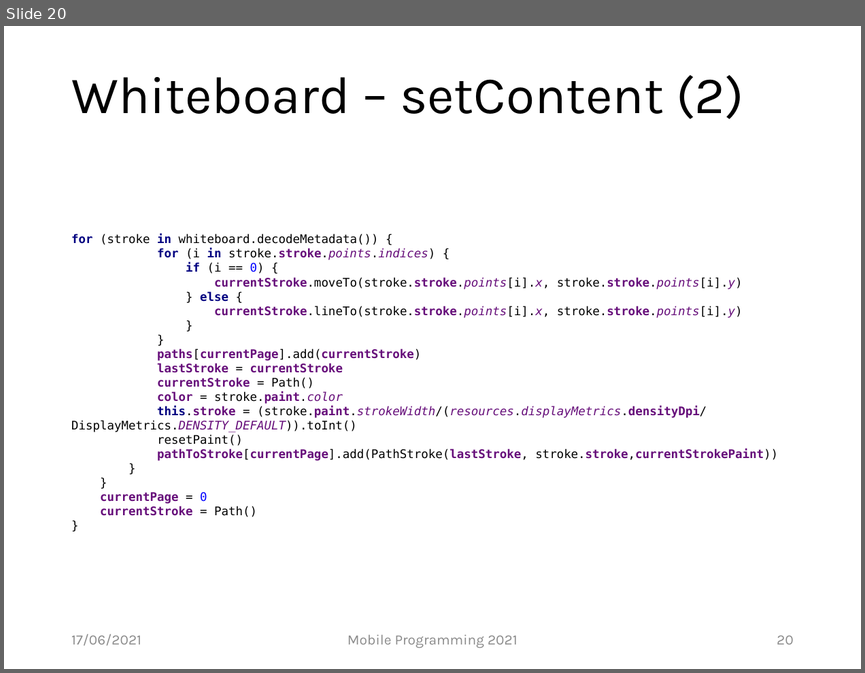
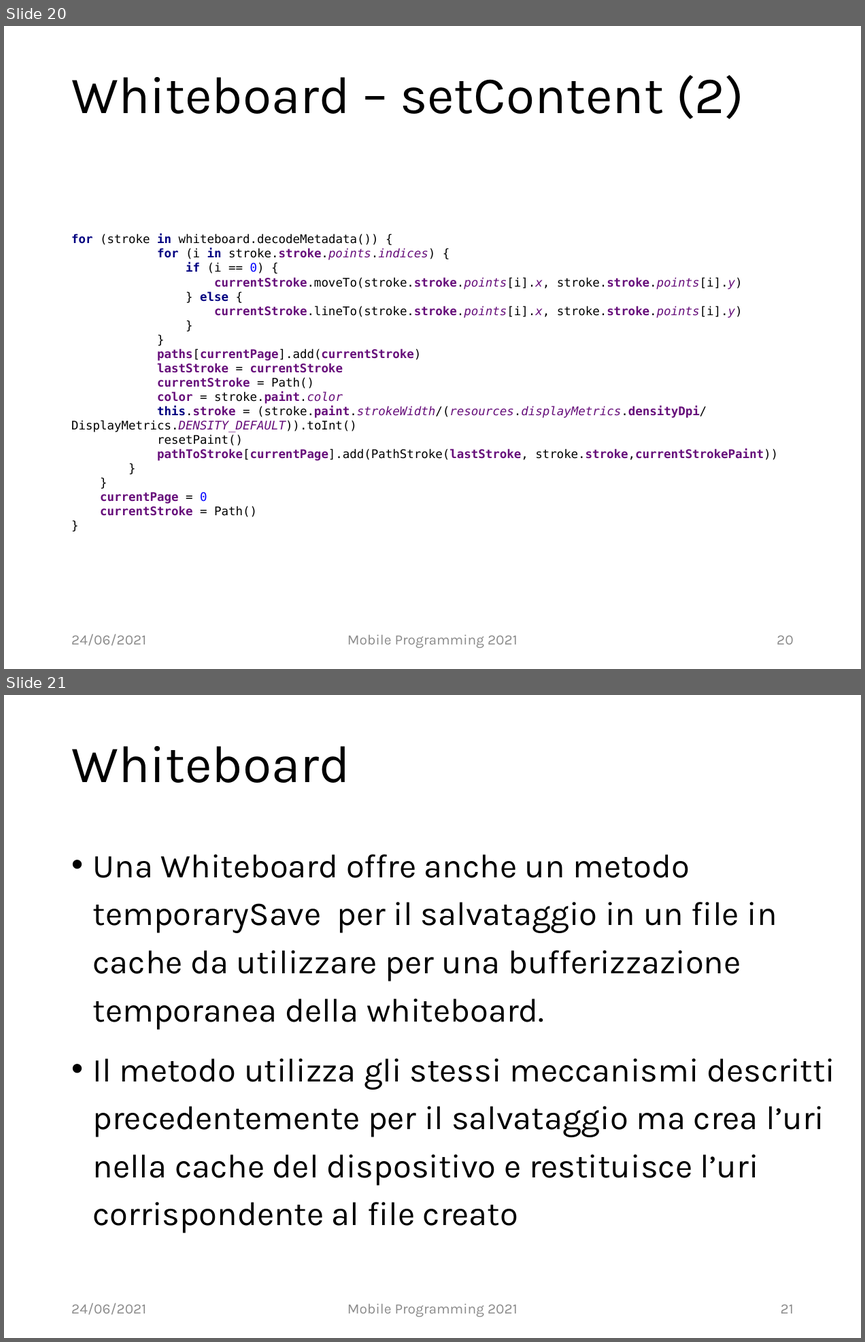
Before and after one commit to matteociccaglione/DigitalTextSuite, a slide deck: Slide/DigitalInkMiniGameNotifiche.pptx. Shown one above the other, each under a label of ours: slide 20 before the commit, slides 20 and 21 after it. The pictures are 865x673 and 865x1342 pixels, drawn with LibreOffice and Linux fonts; fonts in the diff are those of the drawing; background and template pictures are left out. Boxes give left, top, right and bottom in pixels: in the first picture for what was removed or moved away, otherwise in the second. Text is boxed around its words. In the diff, an @@ line names an element or a change of style, - is before the commit and + after.

```diff
--- a/Slide/DigitalInkMiniGameNotifiche.pptx
+++ b/Slide/DigitalInkMiniGameNotifiche.pptx
@@ slide 21 added at bbox=[4, 695, 861, 1338], background #FFFFFF @@
@@ title added at bbox=[71, 746, 350, 783], 44 pt, text #000000 @@
+Whiteboard
@@ text added at bbox=[93, 854, 836, 1233], 28 pt, text #000000 @@
+• Una Whiteboard offre anche un metodo temporarySave per il salvataggio in un file in cache da utilizzare per una bufferizzazione temporanea della whiteboard.
+• Il metodo utilizza gli stessi meccanismi descritti precedentemente per il salvataggio ma crea l’uri nella cache del dispositivo e restituisce l’uri corrispondente al file creato
@@ text added at bbox=[71, 1303, 146, 1314], 12 pt, text #8C8C8C @@
+24/06/2021
@@ text added at bbox=[347, 1303, 517, 1317], 12 pt, text #8C8C8C @@
+Mobile Programming 2021
@@ page number added at bbox=[781, 1304, 793, 1313], 12 pt, text #8C8C8C @@
+21
@@ slide 20 changed as well @@
@@ text at bbox=[71, 634, 146, 645]: text changed @@
-17/06/2021
+24/06/2021
```
Also in this commit, not shown: 27 other slides changed.
